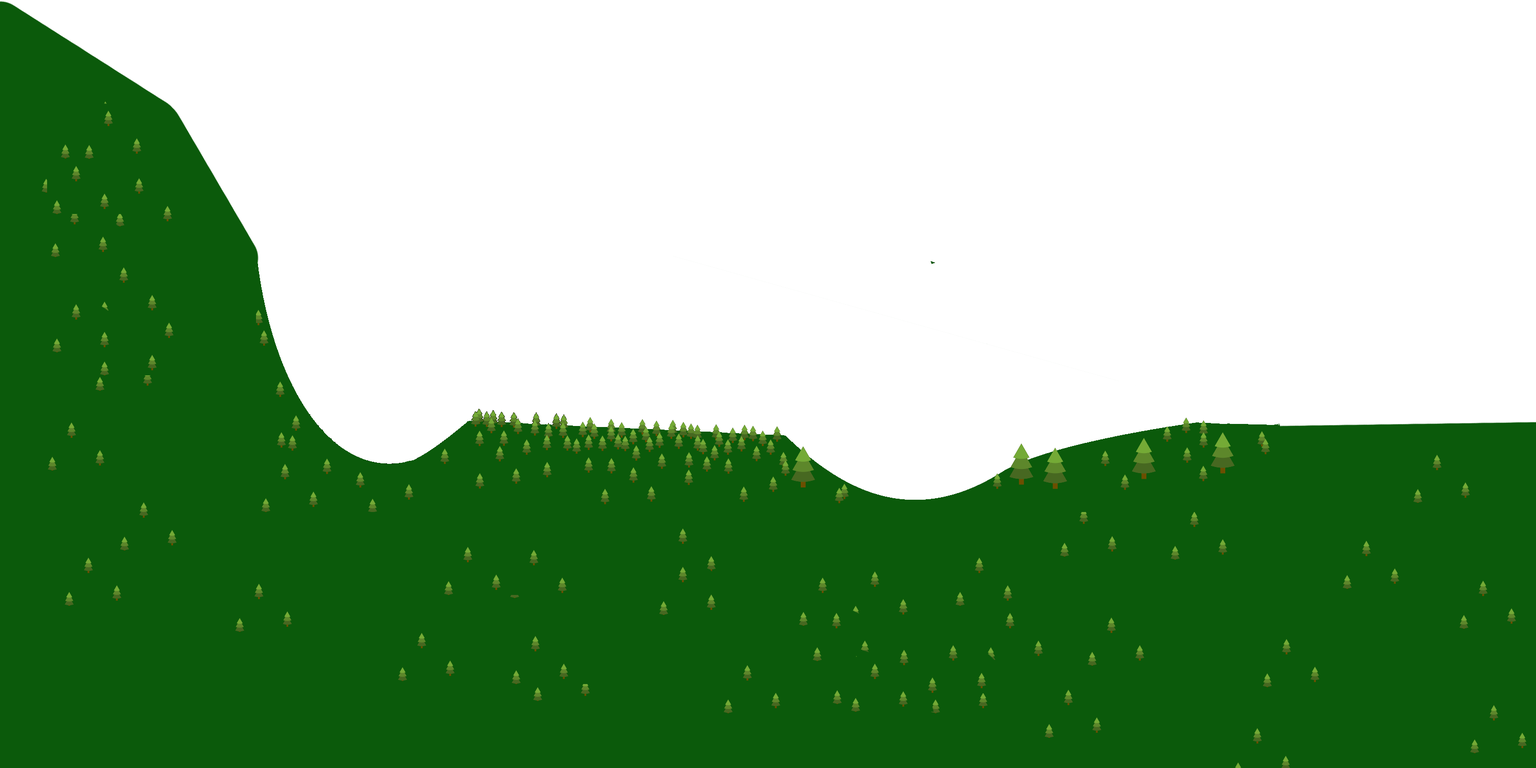
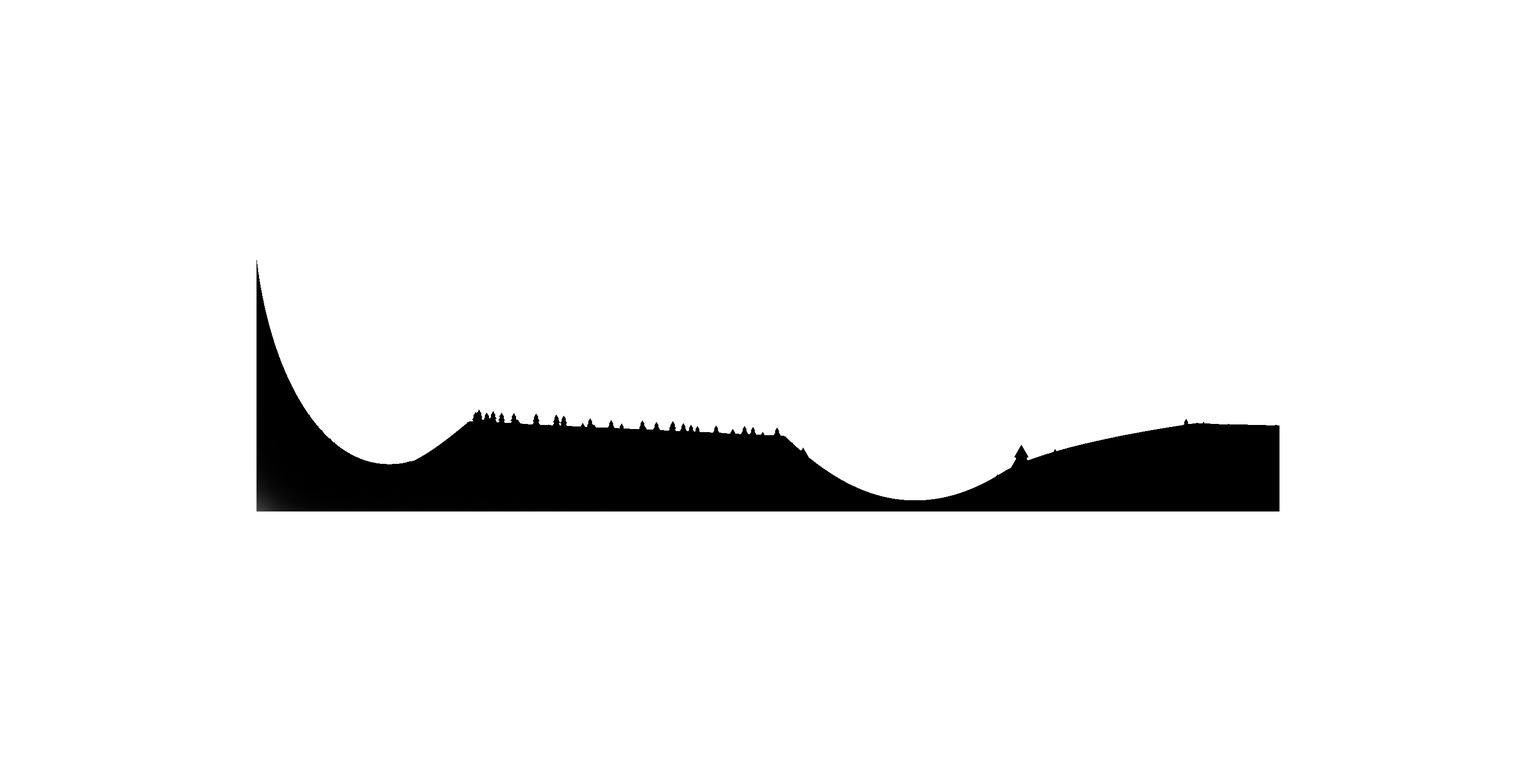
Layers edited between the first and the second w=1536, h=768 image:
hid "art.bmp", painted on it over [255,255,1280,512]
hid "Layer copy" over [0,1,1536,768]
added layer "Layer" over [256,260,1280,512]
